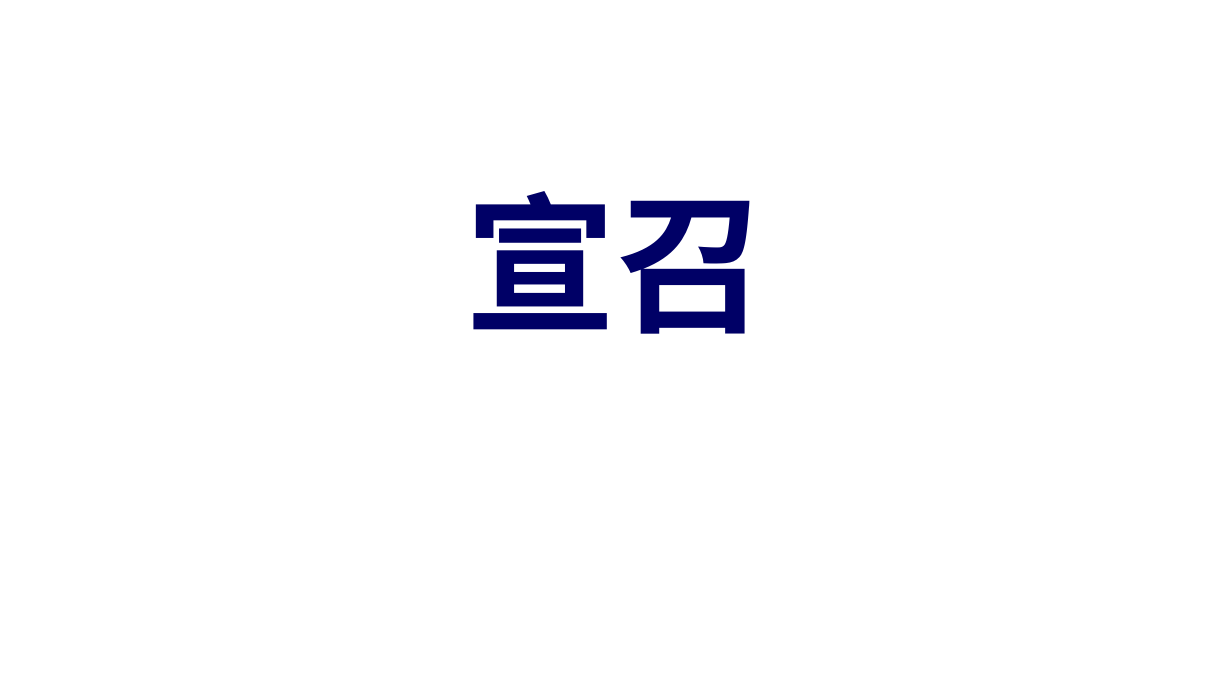
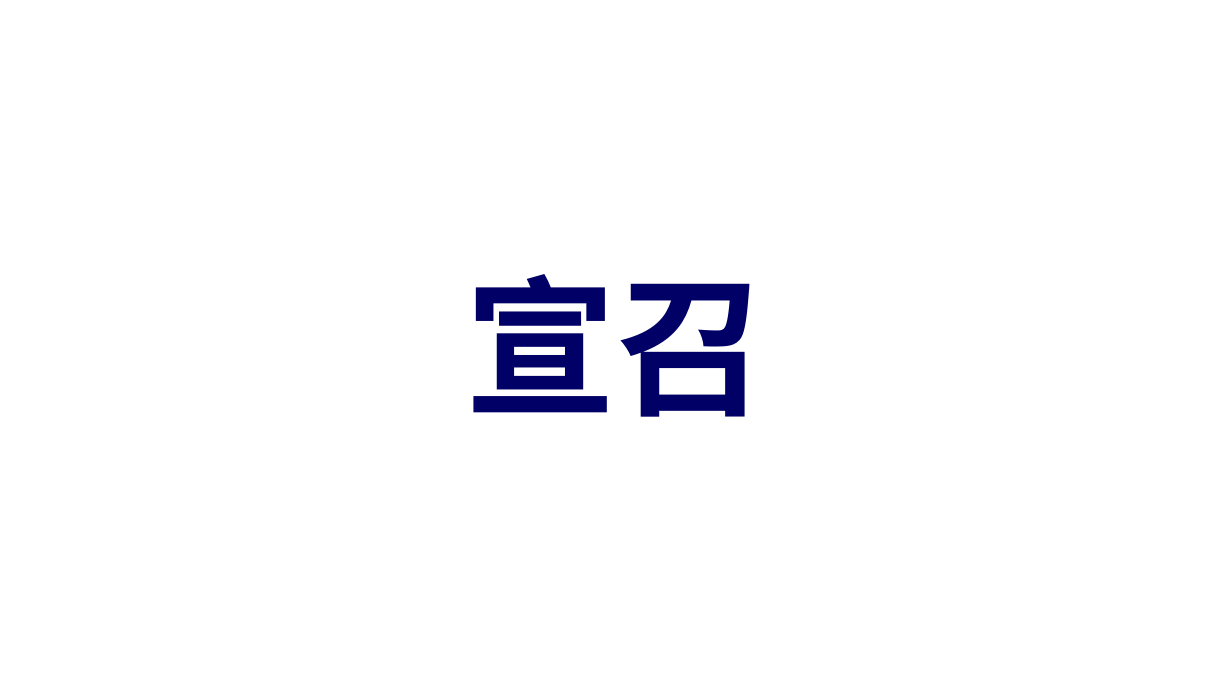
Before and after one commit to batisuoc/other-ppts, a slide deck: slide 1 of 崇拜流程.pptx. Drawn at 1232x693 pixels with LibreOffice and Linux fonts; fonts in the diff are those of the drawing; background and template pictures are left out. Boxes give left, top, right and bottom in pixels: in the first picture for what was removed or moved away, otherwise in the second. Text is boxed around its words. In the diff, an @@ line names an element or a change of style, - is before the commit and + after.

Commit message:
Update titles position

```diff
--- a/崇拜流程.pptx
+++ b/崇拜流程.pptx
@@ title "宣召": place and size @@
-title "宣召" at bbox=[465, 191, 766, 334]
+title "宣召" at bbox=[465, 274, 766, 417]
```
Also in this commit, not shown: 12 other slides changed.
